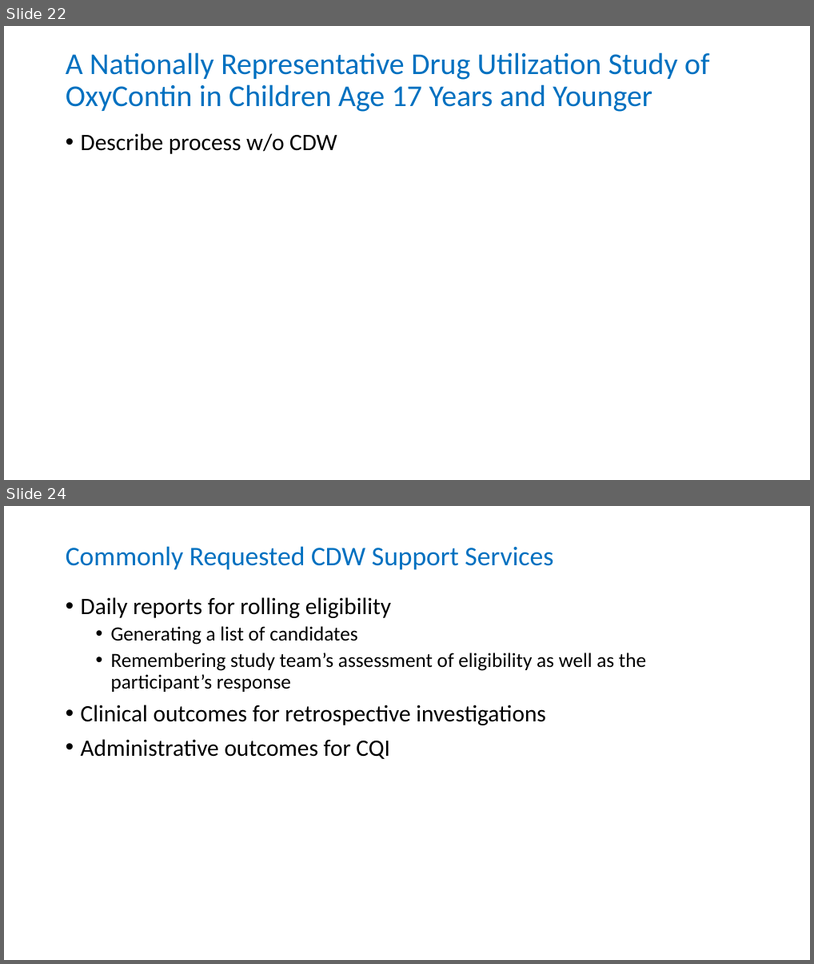
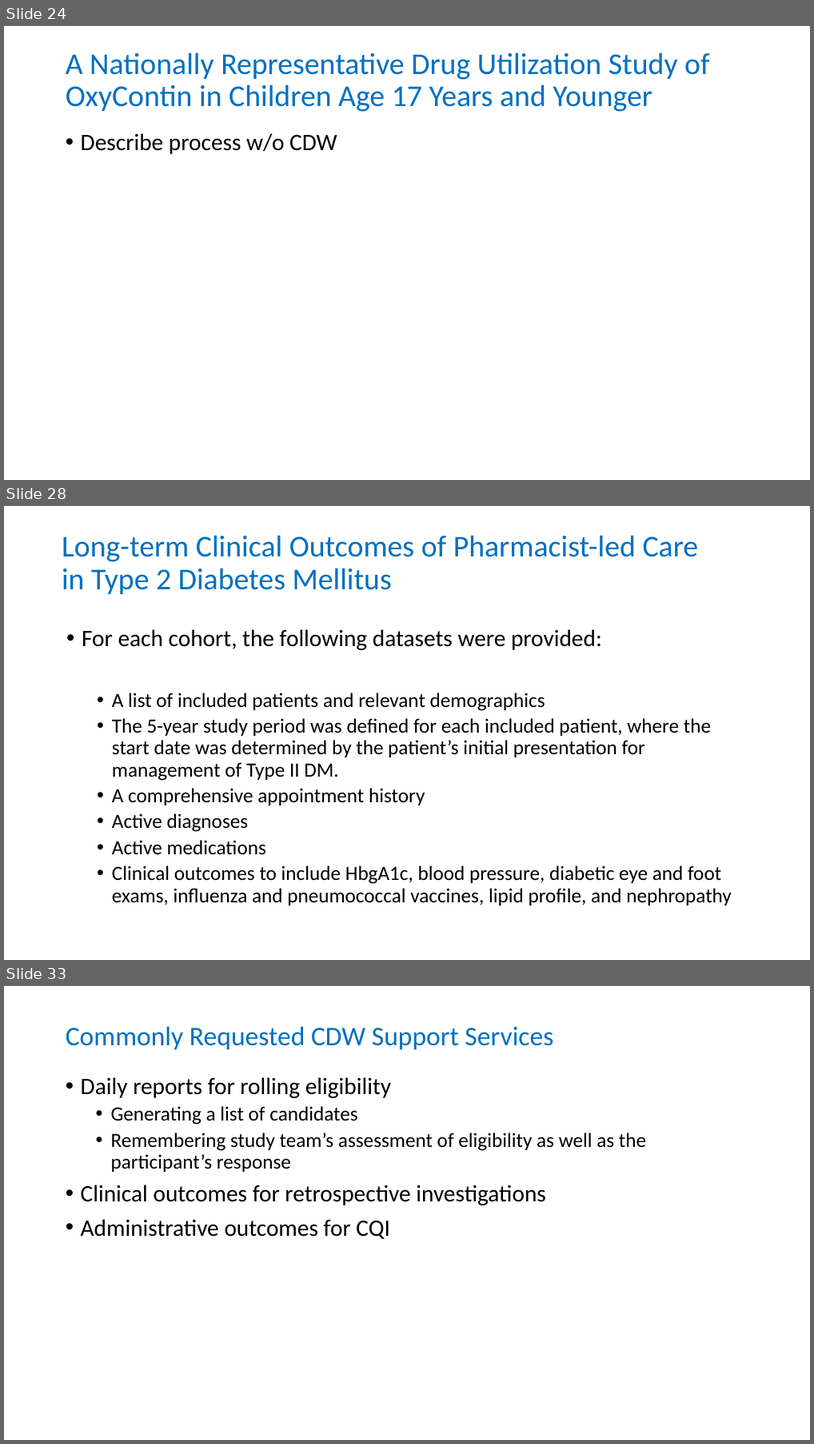
Before and after one commit to OuhscBbmc/prairie-outpost-public, a slide deck: publications/presentation-2019-06-idea/ispctn-regional-conference-2019-06.pptx. Shown one above the other, each under a label of ours: slides 22 and 24 before the commit, slides 24, 28 and 33 after it; the slides between them are not shown. The pictures are 814x964 and 814x1444 pixels, drawn with LibreOffice and Linux fonts; fonts in the diff are those of the drawing. Boxes give left, top, right and bottom in pixels: in the first picture for what was removed or moved away, otherwise in the second. Text is boxed around its words. In the diff, an @@ line names an element or a change of style, - is before the commit and + after.

```diff
--- a/publications/presentation-2019-06-idea/ispctn-regional-conference-2019-06.pptx
+++ b/publications/presentation-2019-06-idea/ispctn-regional-conference-2019-06.pptx
@@ slide 28 added at [4,506,810,960], background #FFFFFF @@
@@ title added at [62,535,699,594], 36 pt, text #0070C0 @@
+Long-term Clinical Outcomes of Pharmacist-led Care
+in Type 2 Diabetes Mellitus
@@ text added at [82,629,732,905], 24 pt, text #000000 @@
+• For each cohort, the following datasets were provided:
+  • A list of included patients and relevant demographics
+  • The 5-year study period was defined for each included patient, where the start date was determined by the patient’s initial presentation for management of Type II DM.
+  • A comprehensive appointment history
+  • Active diagnoses
+  • Active medications
+  • Clinical outcomes to include HbgA1c, blood pressure, diabetic eye and foot exams, influenza and pneumococcal vaccines, lipid profile, and nephropathy
@@ what was slide 22 is now slide 24 @@
@@ what was slide 24 is now slide 33 @@
```
Also in this commit, not shown: 1 slide changed, 9 other slides added.
